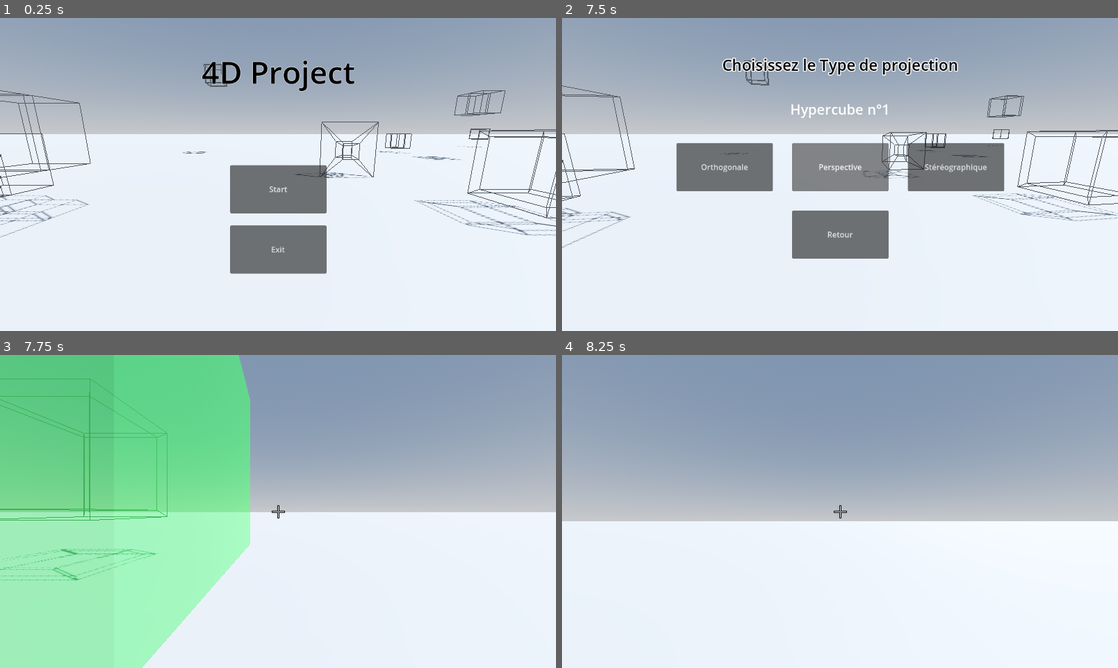
Above: before the commit, frames 1-4 (two rows, left to right).
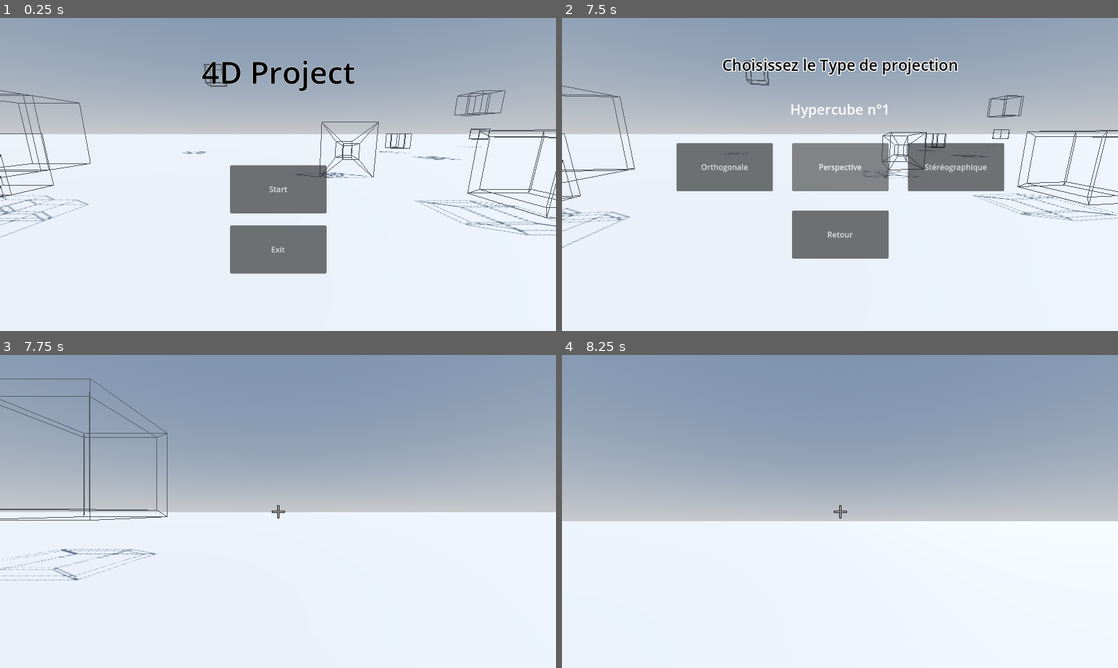
Above: after the commit, the same moments.

Repository: Stantrh/Projet_Tutore_4D_VR_KOMODZINSKI_RYSAK_TROHA
Game: Godot game, scene res://Scenes/main_menu_world.tscn
The game is run twice, just before and just after one commit, with the same random seed, the same clock (stepped at 60 frames per second) and the same inputs.
Inputs (mouse positions are in pixels of both pictures, inside the frame that each line leads up to):
- Up to frame 1 (0.25 s): no input
- Up to frame 2 (7.5 s): click "Start" at 0.5 s; move the mouse to (962, 158) at 1.27 s; hold D (move_right) 1.28-2.03 s; hold Middle mouse button (rotate) 1.28-2.03 s; click (962, 158) at 1.55 s; move the mouse to (728, 190) at 2.02 s; hold S (move_backward) 2.03-2.78 s; click (728, 190) at 2.1 s; tap Middle mouse button (rotate) at 2.3, 3.8, 6.05 s; move the mouse to (895, 105) at 2.77 s; hold D (move_right) 2.78-3.53 s; hold Middle mouse button (rotate) 2.78-3.53 s; click (895, 105) at 3.05 s; move the mouse to (812, 237) at 3.52 s; hold W (move_forward) 3.53-4.25 s; click (812, 237) at 3.6 s; click "Start" at 4.25 s; move the mouse to (1006, 221) at 5.02 s; hold Middle mouse button (rotate) 5.03-5.78 s; hold A (move_left) 5.03-6.5 s; click (1006, 221) at 5.3 s; move the mouse to (673, 127) at 5.77 s; click (673, 127) at 5.85 s; click "Confirmer" at 6.5 s; move the mouse to (867, 174) at 7.27 s; hold S (move_backward) from 7.28 s (still down); hold Middle mouse button (rotate) from 7.28 s (still down)
- Up to frame 3 (7.75 s): keep holding S (move_backward); keep holding Middle mouse button (rotate); click (305, 511) at 7.55 s
- Up to frame 4 (8.25 s): move the mouse to (817, 505) at 8.02 s; release S (move_backward) at 8.03 s; release Middle mouse button (rotate) at 8.03 s; hold D (move_right) from 8.03 s (still down); click (817, 505) at 8.1 s

Frames 1-2 are identical in both runs. In frame 3, 41% of the frame differs, in the area x 0-45%, y 0-100%; in frame 4, nothing differs.

Commit message:
Ajout de l'optimisation du mode stylish

Diff:
--- a/app4d/Scenes/world.tscn
+++ b/app4d/Scenes/world.tscn
@@ -34,16 +34,21 @@
 
 [node name="HyperCubeS" parent="." instance=ExtResource("1_gh55x")]
 transform = Transform3D(1, 0, 0, 0, 1, 0, 0, 0, 1, 10, 5, 0)
+mesh_mode = 2
+projection_mode = 2
 
 [node name="HyperCubeS4" parent="." instance=ExtResource("1_gh55x")]
 transform = Transform3D(1, 0, 0, 0, 1, 0, 0, 0, 1, -10, 5, 0)
+mesh_mode = 2
 projection_mode = 1
 
 [node name="HyperCubeS2" parent="." instance=ExtResource("1_gh55x")]
 transform = Transform3D(1, 0, 0, 0, 1, 0, 0, 0, 1, 0, 5, 0)
+visible = false
 
 [node name="HyperCubeS3" parent="." instance=ExtResource("1_gh55x")]
 transform = Transform3D(1, 0, 0, 0, 1, 0, 0, 0, 1, 20, 5, 0)
+visible = false
 
 [node name="CharacterView" parent="." instance=ExtResource("2_wfvje")]
 transform = Transform3D(1, 0, 0, 0, 1, 0, 0, 0, 1, 0, 5, 10)
--- a/app4d/Scripts/hyper_cube.gd
+++ b/app4d/Scripts/hyper_cube.gd
@@ -256,18 +256,65 @@
 # Mesh de l'hypercube
 var mesh_instance: MeshInstance3D
 
+
+# --- Variables pour le mode STYLISH (optimisé)
+var stylish_container: Node3D = null
+var stylish_spheres = []    # Tableaux des MeshInstance3D pour les sommets
+var stylish_cylinders = []  # Tableaux des MeshInstance3D pour les arêtes
+var stylish_edges = []      # Liste des arêtes (indices [i, j]) calculées une fois
+
 func _ready():
-	collision_shape = $Area3D/CollisionShape3D
-	# On créer un Mesh3D
+	# Création du Mesh pour les modes FULL / WIREFRAME
 	mesh_instance = MeshInstance3D.new()
-	# On l'ajoute en enfant du noeud HyperCube
 	add_child(mesh_instance)
-	# On créer un autre Mesh pour la zone
-	# Donc si on veut faire que la zone soit optionnel, il faut modifier ici sans oublier les méthodes build_ et une partie de update_hypercube
-	var bounds_mesh = area.create_area_mesh()
-	# Et on l'ajoute en enfant du noeud HyperCube
-	add_child(bounds_mesh)
-	update_hypercube()
+
+	## Création du mesh pour la zone d'affichage
+	#var bounds_mesh = area.create_area_mesh()
+	#add_child(bounds_mesh)
+
+	# Selon le mode, on construit l'hypercube une seule fois
+	if mesh_mode == MeshMode.STYLISH:
+		create_stylish_hypercube()
+	else:
+		update_hypercube()
+
+
+func create_stylish_hypercube():
+	# Crée un conteneur pour l'hypercube en mode STYLISH
+	stylish_container = Node3D.new()
+	add_child(stylish_container)
+
+	# Création des sphères pour les sommets
+	for i in range(dynamic_vertices.size()):
+		var sphere_instance = MeshInstance3D.new()
+		sphere_instance.mesh = SphereMesh.new()
+		sphere_instance.scale = Vector3(0.2, 0.2, 0.2)
+		var material = StandardMaterial3D.new()
+		material.albedo_color = Color.BLUE
+		material.roughness = 0.1
+		material.metallic = 0.9
+		sphere_instance.mesh.material = material
+		stylish_container.add_child(sphere_instance)
+		stylish_spheres.append(sphere_instance)
+
+	# Calcul des arêtes de l'hypercube (elles ne changent pas)
+	stylish_edges = get_hypercube_edges()
+
+	# Création des cylindres pour les arêtes
+	for edge in stylish_edges:
+		var cylinder_instance = MeshInstance3D.new()
+		cylinder_instance.mesh = CylinderMesh.new()
+		# Paramétrage de base du cylindre (les valeurs de hauteur seront mises à jour)
+		(cylinder_instance.mesh as CylinderMesh).bottom_radius = 0.05
+		(cylinder_instance.mesh as CylinderMesh).top_radius = 0.05
+		var material = StandardMaterial3D.new()
+		material.albedo_color = Color.WHITE
+		material.roughness = 0.1
+		material.metallic = 0.9
+		cylinder_instance.mesh.material = material
+		stylish_container.add_child(cylinder_instance)
+		stylish_cylinders.append(cylinder_instance)
+
 
 
 func _process(delta):
@@ -280,54 +327,104 @@
 		if is_double_rotate:
 			rotation_angle2 += delta
 	# On appel en continu la méthode update_hypercube pour que la rotation prenne effet et aussi pour la projection perspective
-	update_hypercube()
-
-
+	# Pour le mode STYLISH, on met à jour la position des nodes existants
+	if mesh_mode == MeshMode.STYLISH:
+		update_stylish_hypercube()
+	else:
+		update_hypercube()
+
+
+func update_stylish_hypercube():
+	# Calcul des nouvelles positions 4D en fonction des rotations / translations
+	var new_vertices = []
+	if is_translate:
+		for vertex in dynamic_vertices:
+			new_vertices.append( translate_4d(vertex, vect_translate) )
+		# Mise à jour du vecteur de base et application de la translation sur le node concerné
+		dynamic_vertices = new_vertices
+		apply_translation(vect_translate)
+	elif is_rotate:
+		for vertex in dynamic_vertices:
+			new_vertices.append( rotate_4d(vertex, rotation_angle, axe_a, axe_b, rotation_angle2, axe2_a, axe2_b) )
+	else:
+		for vertex in dynamic_vertices:
+			new_vertices.append(vertex)
+
+	# Vérifier si au moins un sommet est dans la zone d'affichage
+	var visible = false
+	for vertex in new_vertices:
+		var projected_point = apply_projection(vertex)
+		if area.is_point_in_area(projected_point):
+			visible = true
+			break
+	stylish_container.visible = visible
+	if not visible:
+		return
+
+	# --- Mise à jour des positions des sphères (sommets)
+	for i in range(new_vertices.size()):
+		var projected = apply_projection(new_vertices[i])
+		stylish_spheres[i].transform.origin = projected
+
+	# --- Mise à jour des cylindres (arêtes)
+	# La liste stylish_edges contient des paires [i, j] indiquant les indices des sommets à relier
+	for index in range(stylish_edges.size()):
+		var edge = stylish_edges[index]
+		var p1 = apply_projection(new_vertices[ edge[0] ])
+		var p2 = apply_projection(new_vertices[ edge[1] ])
+
+		# Calcul du milieu et de la direction
+		var mid_point = (p1 + p2) / 2.0
+		var direction = (p2 - p1).normalized()
+		var height = (p2 - p1).length()
+
+		# Mise à jour du cylindre : sa hauteur et sa transformation
+		var cylinder_mesh = stylish_cylinders[index].mesh as CylinderMesh
+		cylinder_mesh.height = height
+
+		# Calcul de la rotation nécessaire pour aligner le cylindre sur l'arête
+		var axis = Vector3.UP.cross(direction).normalized()
+		if axis.length() == 0:
+			axis = Vector3(1, 0, 0)
+		var angle = acos( Vector3.UP.dot(direction) )
+
+		var cylinder_transform = Transform3D()
+		cylinder_transform.origin = mid_point
+		cylinder_transform.basis = Basis(axis, angle)
+		stylish_cylinders[index].transform = cylinder_transform
+
+
+# --- Pour les autres modes (FULL, WIREFRAME), on garde la méthode existante
 func update_hypercube():
-	# On supprime les enfants du Mesh de l'hypercube à cause de la manière dont je construit l'hypercube STYLISH
+	# Pour FULL ou WIREFRAME, on reconstruit le mesh chaque frame (méthode actuelle)
 	for child in mesh_instance.get_children():
 		child.queue_free()
 
-	# Dans ce bloque, on applique les transformations sur les sommets
-	# /////////////////////////////////////////////////////////////////////////////////////////////////////////////////////////////////////
-	# /////////////////////////////////////////////////////////////////////////////////////////////////////////////////////////////////////
 	var new_vertices = []
-	if is_translate: # Transformation pour la translation
-		print("ARRAY : " + str(dynamic_vertices))
+	if is_translate:
 		for vertex in dynamic_vertices:
-			var new_vect = translate_4d(vertex, vect_translate)
-			new_vertices.append(new_vect)
-		print("NEW ARRAY : " + str(new_vertices))
+			new_vertices.append( translate_4d(vertex, vect_translate) )
 		dynamic_vertices = new_vertices
 		apply_translation(vect_translate)
-	elif is_rotate: # Transformation pour la rotation
+	elif is_rotate:
 		for vertex in dynamic_vertices:
-			new_vertices.append(rotate_4d(vertex, rotation_angle, axe_a, axe_b, rotation_angle2, axe2_a, axe2_b))
-	else : # Transformation pour la projection perspective
+			new_vertices.append( rotate_4d(vertex, rotation_angle, axe_a, axe_b, rotation_angle2, axe2_a, axe2_b) )
+	else:
 		for vertex in dynamic_vertices:
 			new_vertices.append(vertex)
-	# /////////////////////////////////////////////////////////////////////////////////////////////////////////////////////////////////////
-	# /////////////////////////////////////////////////////////////////////////////////////////////////////////////////////////////////////
-
-	# Cette partie est liée à la zone, si le cube n'est pas dans la zone alors on ne l'affiche pas
-	# /////////////////////////////////////////////////////////////////////////////////////////////////////////////////////////////////////
+
 	if not is_hypercube_visible(new_vertices):
 		mesh_instance.visible = false
 		return
 	else:
 		mesh_instance.visible = true
-	# /////////////////////////////////////////////////////////////////////////////////////////////////////////////////////////////////////
-
-
-	# Ici on génère le maillage, lorsque je l'ai fait, je n'ai pas trouvé de moyen de faire quelque chose de générique
-	# Parce que la méthode qui fait le STYLISH renvoie un Node3D qui contient les sommets et les arêtes alors que les deux autres méthodes renvoient un Mesh
-	# Alors c'est séparé en deux partie, la première lorsqu'on génère le maillaige STYLISH et la deuxième pour les deux autres modes d'affichage
+
 	var mesh
-	# Ainsi, si on fait du STYLISH, on ajoute le build en enfant du Mesh de l'hypercube d'où le fait que je supprime ses enfants au début de la méthode
-	if mesh_mode==2:
+	if mesh_mode == MeshMode.STYLISH:
+		# Ce cas n'arrive normalement pas ici
 		mesh = apply_build(new_vertices)
 		mesh_instance.add_child(mesh)
-	else: # Sinon, le Mesh de l'hypercube devient le Mesh du build
+	else:
 		mesh = apply_build(new_vertices)
 		mesh_instance.mesh = mesh
 
@@ -543,16 +640,9 @@
 	var t = 1.0 /(projection_center[dimensions[dimension_selected].w] - point_4d[dimensions[dimension_selected].w])
 	return Vector3(t * point_4d[dimensions[dimension_selected].x],t*point_4d[dimensions[dimension_selected].y],t*point_4d[dimensions[dimension_selected].z])
 
-# à rajouter plus tard, possibilité de choisir la coordonnée à exclure
+
 func project_orthogonally(point_4d: Vector4)->Vector3:
 	return Vector3(point_4d[dimensions[dimension_selected].x],point_4d[dimensions[dimension_selected].y],point_4d[dimensions[dimension_selected].z])
-	#match  ignored_axis :
-		#0 : return Vector3(point_4d.y, point_4d.z, point_4d.w)
-		#1 : return Vector3(point_4d.x, point_4d.z, point_4d.w)
-		#2 : return Vector3(point_4d.x, point_4d.y, point_4d.w)
-		#3 : return Vector3(point_4d.x, point_4d.y, point_4d.z)
-		#_ : return Vector3(point_4d.x, point_4d.y, point_4d.z)
-
 
 func translate_4d(vect: Vector4, vect_translation: Vector4) -> Vector4:
 	return vect + vect_translation
@@ -561,9 +651,10 @@
 # que la projection de l'hypercube
 func apply_translation(vect: Vector4):
 	var vect_3d = Vector3(vect.x, vect.y, vect.z)
-	collision_shape.global_transform.origin += vect_3d
-	#global_transform.origin += vect_3d
-	#position += vect_3d
+	if collision_shape is Node3D:
+		(collision_shape as Node3D).global_transform.origin += vect_3d
+	else:
+		push_error("collision_shape n'est pas un Node3D")
 
 
 # Cette méthode applique une rotation ou une double rotation à un point
Not shown, changed: README.MD
Not shown, changed: Ressources/Présentation_Iter3_KOMODZINSKI_RYSAK_TROHA.pptx
Not shown, removed: fonctionnalitesCU.txt
